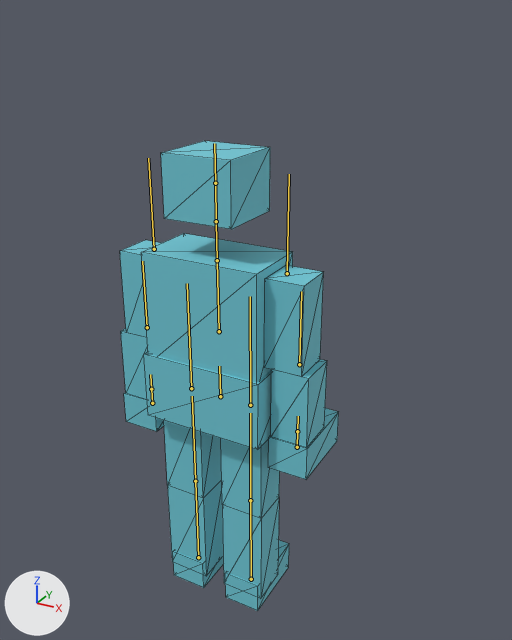
A saved change to the glTF model samples/sandbox3d/content/models/walker.gltf.
Camera for both pictures: a camera (50 mm lens) standing at (1.15, -1.84, 2.09) and looking at (0.01, 0.24, 1.05). Arrows for +X, +Y and +Z are at lower left; the lights stay in place. The first picture is the older version. The bones that bend it are drawn over the model as lines. Mesh edges are drawn as thin lines.

Objects in the first picture: 'Walker'.
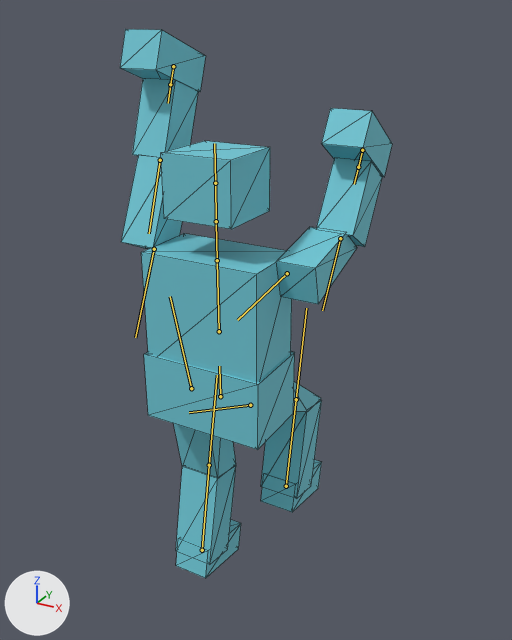
The newer file adds an action. The first version stands in its rest pose; the second is drawn at frame 6 of the action 'climb'.

Pixel boxes (x1, y1, x2, y2) of what changed, in the pictures (512 x 640 px):
```json
{"object": "Walker", "change": "posed", "before": [120, 141, 339, 611], "after": [120, 29, 392, 578], "on screen": "24% wider, 17% taller"}
{"bone": "shoulder.L", "before": "(154, 249) to (148, 158)", "after": "(154, 249) to (135, 337)"}
{"bone": "elbow.L", "before": "(147, 327) to (142, 261)", "after": "(160, 160) to (149, 233)"}
{"bone": "shoulder.R", "before": "(287, 273) to (289, 174)", "after": "(287, 273) to (237, 320)"}
{"bone": "elbow.R", "before": "(299, 364) to (301, 291)", "after": "(340, 238) to (322, 310)"}
{"bone": "hip.L", "before": "(191, 388) to (187, 283)", "after": "(191, 388) to (170, 296)"}
{"bone": "knee.L", "before": "(195, 481) to (192, 396)", "after": "(209, 465) to (217, 375)"}
{"bone": "hip.R", "before": "(250, 405) to (250, 296)", "after": "(250, 405) to (189, 412)"}
{"bone": "knee.R", "before": "(250, 500) to (250, 413)", "after": "(296, 399) to (306, 308)"}
```

Edits to the scene script, one JSON object a line:
```json
{"block": "bone_shoulder_l", "where": "bone_shoulder_l = bpy.data.objects['Armature'].pose.bones['shoulder.L']  # child of 'chest'"}
{"op": "set", "path": "bone_shoulder_l.rotation_quaternion", "old": "(1.0, 0.0, 0.0, 0.0)", "new": "(0.219, 0.976, 0.0, 0.0)", "note": "degrees (0, 0, 0) -> degrees (155, 0, 0)"}
{"block": "bone_elbow_l", "where": "bone_elbow_l = bpy.data.objects['Armature'].pose.bones['elbow.L']  # child of 'shoulder.L'"}
{"op": "set", "path": "bone_elbow_l.rotation_quaternion", "old": "(1.0, 0.0, 0.0, 0.0)", "new": "(0.999, 0.05, 0.0, 0.0)", "note": "degrees (0, 0, 0) -> degrees (6, 0, 0)"}
{"block": "bone_shoulder_r", "where": "bone_shoulder_r = bpy.data.objects['Armature'].pose.bones['shoulder.R']  # child of 'chest'"}
{"op": "set", "path": "bone_shoulder_r.rotation_quaternion", "old": "(1.0, 0.0, 0.0, 0.0)", "new": "(0.66, 0.751, 0.0, 0.0)", "note": "degrees (0, 0, 0) -> degrees (97, 0, 0)"}
{"block": "bone_elbow_r", "where": "bone_elbow_r = bpy.data.objects['Armature'].pose.bones['elbow.R']  # child of 'shoulder.R'"}
{"op": "set", "path": "bone_elbow_r.rotation_quaternion", "old": "(1.0, 0.0, 0.0, 0.0)", "new": "(0.9, 0.435, 0.0, 0.0)", "note": "degrees (0, 0, 0) -> degrees (52, 0, 0)"}
{"block": "bone_hip_l", "where": "bone_hip_l = bpy.data.objects['Armature'].pose.bones['hip.L']  # child of 'pelvis'"}
{"op": "set", "path": "bone_hip_l.rotation_quaternion", "old": "(1.0, 0.0, 0.0, 0.0)", "new": "(0.992, 0.125, 0.0, 0.0)", "note": "degrees (0, 0, 0) -> degrees (14, 0, 0)"}
{"block": "bone_knee_l", "where": "bone_knee_l = bpy.data.objects['Armature'].pose.bones['knee.L']  # child of 'hip.L'"}
{"op": "set", "path": "bone_knee_l.rotation_quaternion", "old": "(1.0, 0.0, 0.0, 0.0)", "new": "(0.975, -0.223, 0.0, 0.0)", "note": "degrees (0, 0, 0) -> degrees (-26, 0, 0)"}
{"block": "bone_hip_r", "where": "bone_hip_r = bpy.data.objects['Armature'].pose.bones['hip.R']  # child of 'pelvis'"}
{"op": "set", "path": "bone_hip_r.rotation_quaternion", "old": "(1.0, 0.0, 0.0, 0.0)", "new": "(0.839, 0.544, 0.0, 0.0)", "note": "degrees (0, 0, 0) -> degrees (66, 0, 0)"}
{"block": "bone_knee_r", "where": "bone_knee_r = bpy.data.objects['Armature'].pose.bones['knee.R']  # child of 'hip.R'"}
{"op": "set", "path": "bone_knee_r.rotation_quaternion", "old": "(1.0, 0.0, 0.0, 0.0)", "new": "(0.781, -0.625, 0.0, 0.0)", "note": "degrees (0, 0, 0) -> degrees (-77, 0, 0)"}
```
